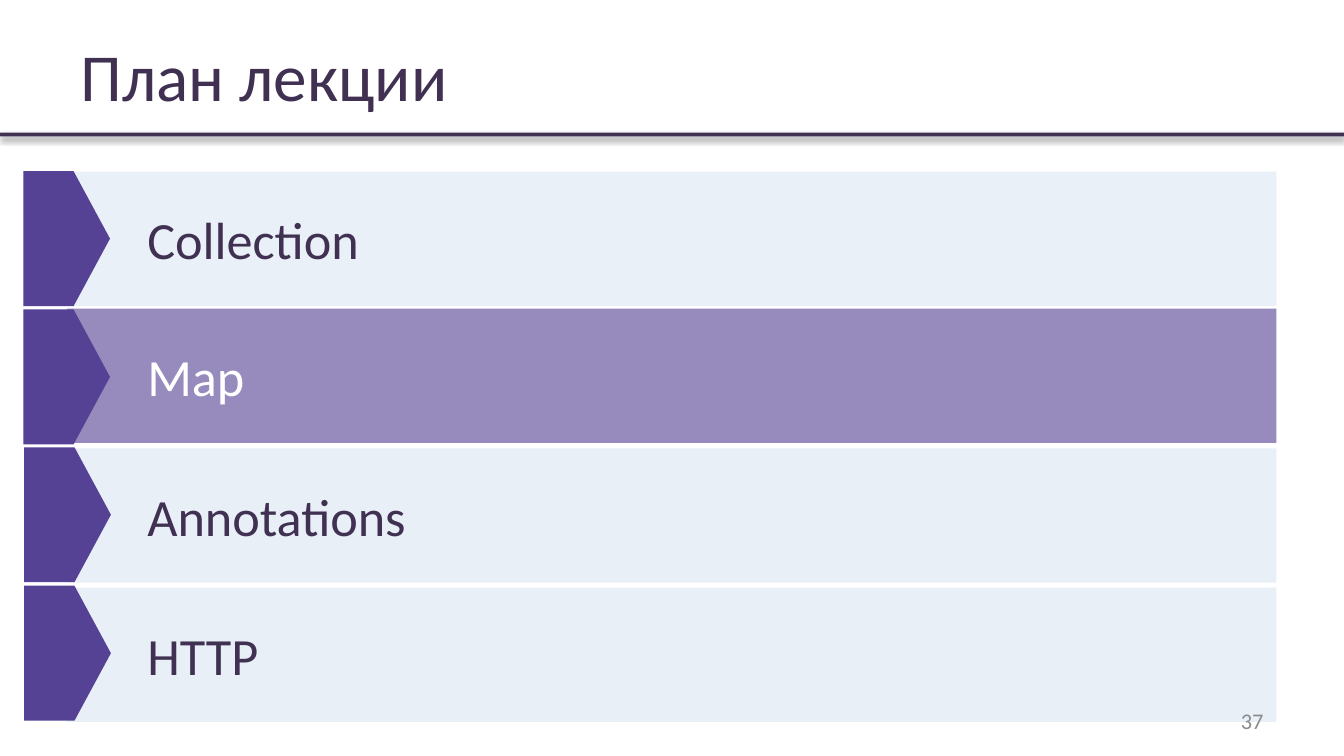
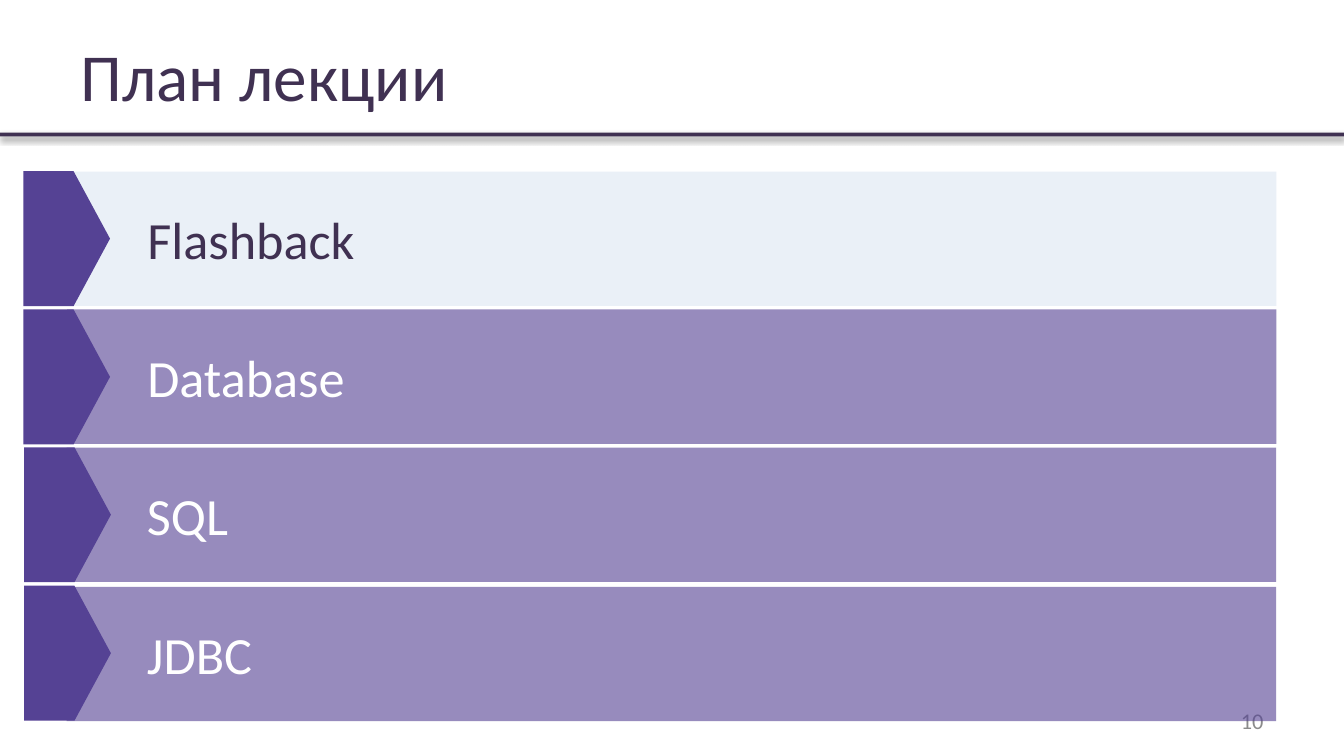
Before and after one commit to rybalkinsd/atom, a slide deck: slide 10 of lecture5/presentation/lecture05.pptx (slide 37 before the commit). Drawn at 1344x756 pixels with LibreOffice and Linux fonts; fonts in the diff are those of the drawing; background and template pictures are left out. Boxes give left, top, right and bottom in pixels: in the first picture for what was removed or moved away, otherwise in the second. Text is boxed around its words. In the diff, an @@ line names an element or a change of style, - is before the commit and + after.

```diff
--- a/lecture5/presentation/lecture05.pptx
+++ b/lecture5/presentation/lecture05.pptx
@@ text in rectangle at [147, 222, 354, 260]: text changed @@
-Collection
+Flashback
@@ text in rectangle at [147, 361, 344, 397]: text changed @@
-Map
+Database
@@ rectangle "SQL" at [67, 448, 1277, 582]: fill #DCE6F2 at 61% opacity to #554294 at 61% opacity @@
@@ text in rectangle at [147, 501, 228, 542]: text changed; text colour #403152 to #FFFFFF @@
-Annotations
+SQL
@@ rectangle "JDBC" at [67, 587, 1277, 722]: fill #DCE6F2 at 61% opacity to #554294 at 61% opacity @@
@@ text in rectangle at [147, 640, 252, 674]: text changed; text colour #403152 to #FFFFFF @@
-HTTP
+JDBC
@@ page number at [1241, 714, 1264, 735]: text changed @@
-37
+10
```
Also in this commit, not shown: 8 other slides changed, 11 slides added, 49 slides removed.
